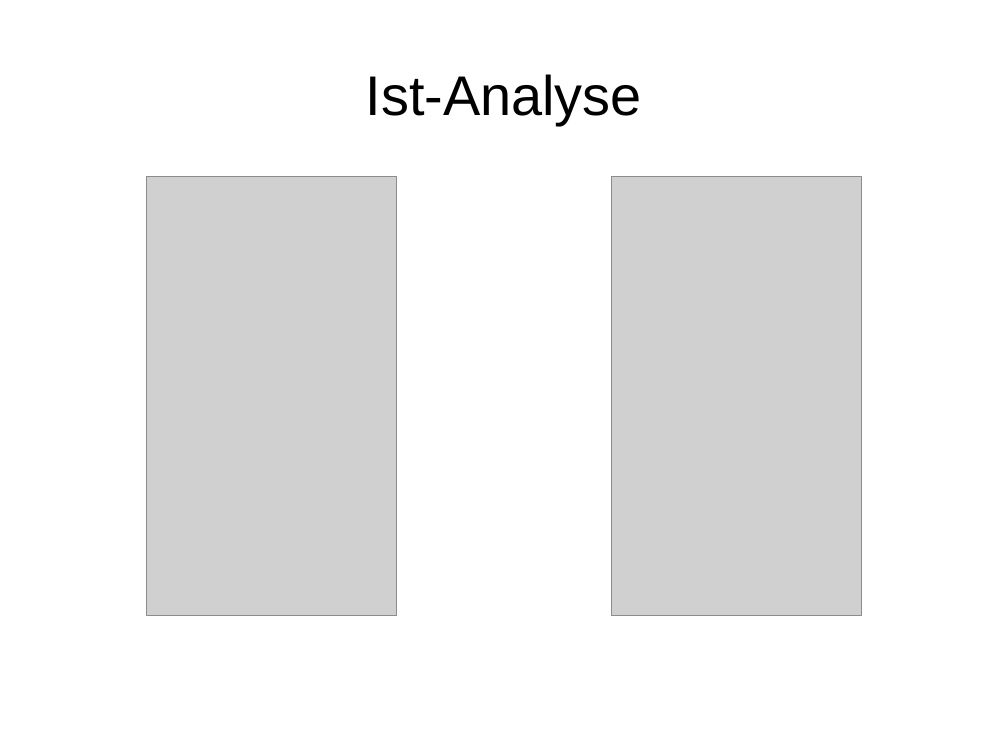
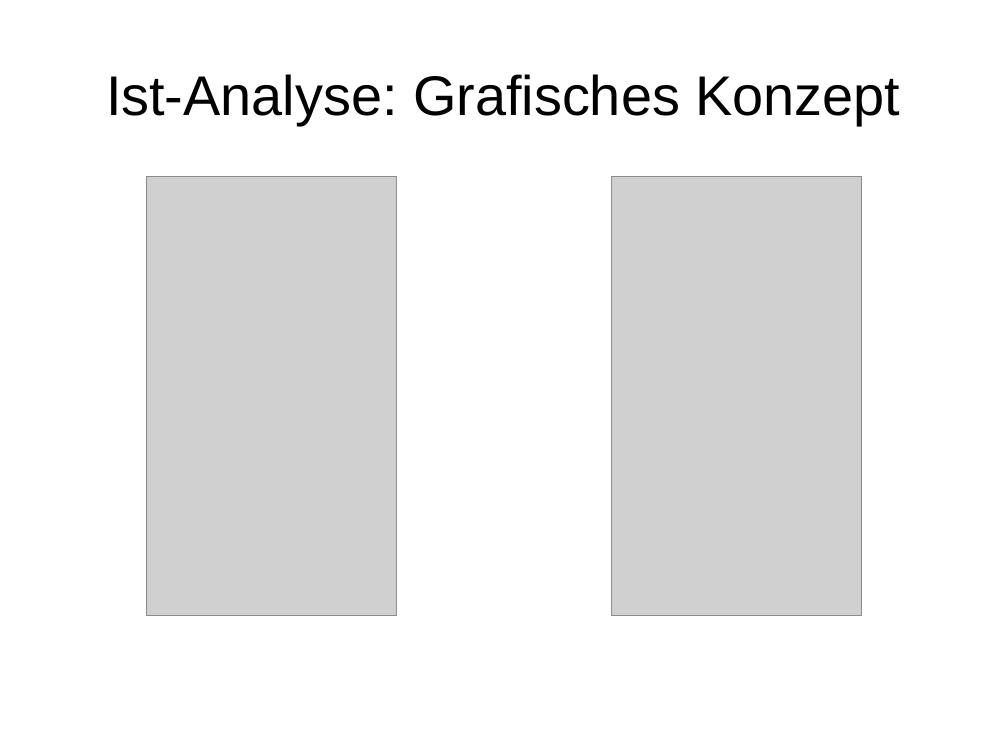
Before and after one commit to janhelmle/weiterbildung_fachinformatiker_ihk_projektantrag, a slide deck: slide 5 of praesentation/presentation_v1.odp. Drawn at 1008x756 pixels with LibreOffice and Linux fonts; fonts in the diff are those of the drawing; grey boxes stand for pictures. Boxes give left, top, right and bottom in pixels: in the first picture for what was removed or moved away, otherwise in the second. Text is boxed around its words. In the diff, an @@ line names an element or a change of style, - is before the commit and + after.

```diff
--- a/praesentation/presentation_v1.odp
+++ b/praesentation/presentation_v1.odp
@@ title at box(106, 74, 901, 125): text changed @@
-Ist-Analyse
+Ist-Analyse: Grafisches Konzept
```
Also in this commit, not shown: 4 other slides changed.
